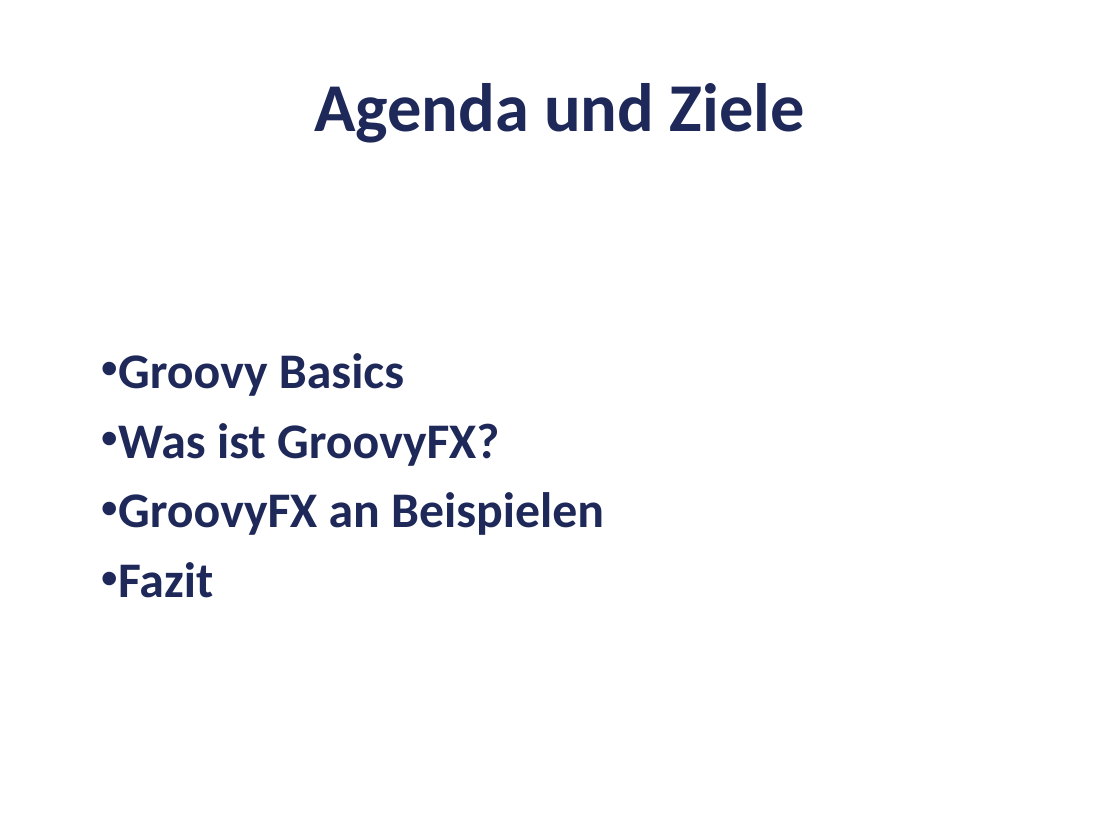
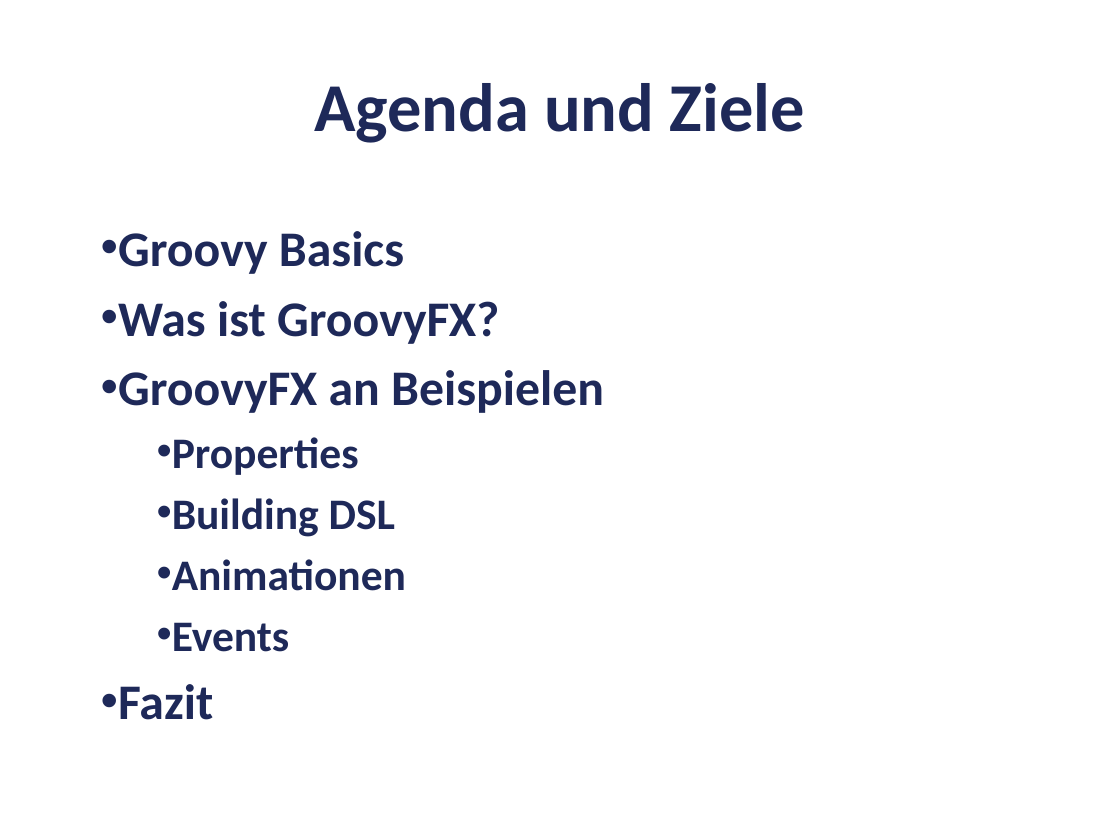
Before and after one commit to codescape/presentations, a slide deck: slide 4 of groovyfx-entfesselt-javafx/groovyfx-oop-2012.pptx. Drawn at 1120x840 pixels with LibreOffice and Linux fonts; fonts in the diff are those of the drawing; background and template pictures are left out. Boxes give left, top, right and bottom in pixels: in the first picture for what was removed or moved away, otherwise in the second. Text is boxed around its words. In the diff, an @@ line names an element or a change of style, - is before the commit and + after.

```diff
--- a/groovyfx-entfesselt-javafx/groovyfx-oop-2012.pptx
+++ b/groovyfx-entfesselt-javafx/groovyfx-oop-2012.pptx
@@ text at [172,437,406,652]: paragraphs added @@
+  • Properties
+  • Building DSL
+  • Animationen
+  • Events
```
Also in this commit, not shown: 5 other slides changed, 11 slides added, 2 slides removed, 3 other files.
